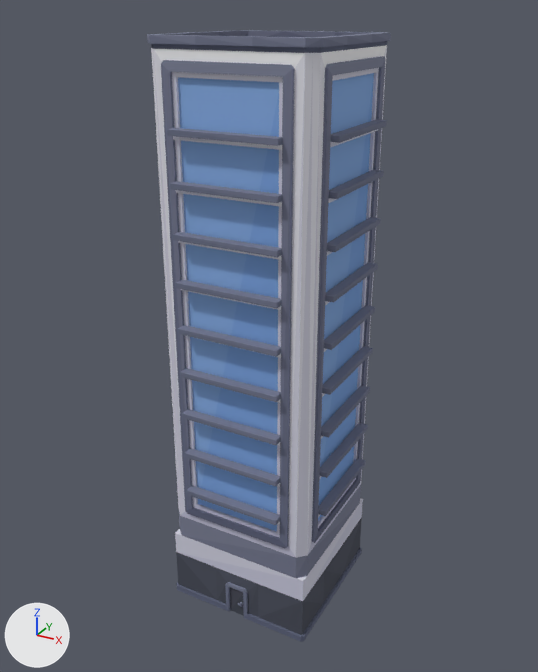
Before and after pictures for a commit that changed the glTF model client/public/models/batiments/skyscraper_b.glb.
Rendered twice from a 50 mm lens placed at (2.54, -4.67, 4.63), pointed at (-0.03, 0.01, 2.29). The axes (+X, +Y, +Z) are drawn at lower left. The lights are the same throughout. The picture after the commit comes second. Vertices at exactly the same position are counted once.

In view in the first picture: 'skyscraper_b'.
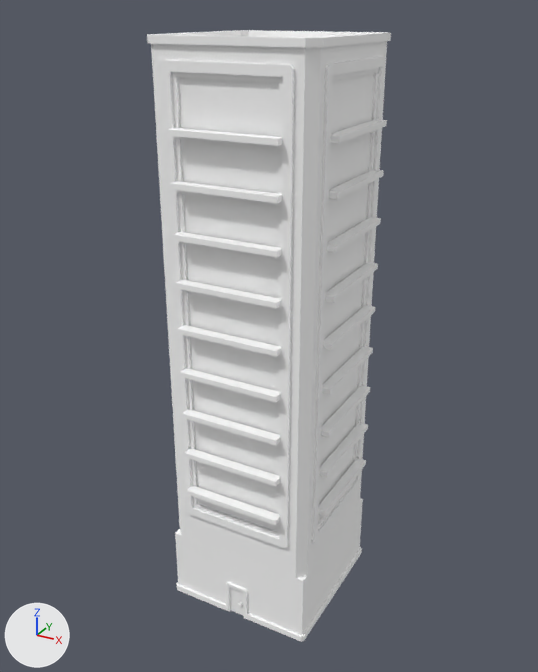
Location of each change, [x1, y1, x2, y2] in pixels of the pictures (538 x 672 px):
part 1 of me_skyscraper_b, recoloured (greyish blue to white): [147, 30, 391, 642] in both
part 2 of me_skyscraper_b, recoloured (light grey to white): [151, 45, 387, 601] in both

Diff of the bpy script that builds the scene:
```diff
--- a/client/public/models/batiments/skyscraper_b.glb.py
+++ b/client/public/models/batiments/skyscraper_b.glb.py
@@ me_skyscraper_b @@
 me_skyscraper_b.from_pydata(...)  # 1262 vertices, 1592 faces; spans x -0.68..0.68, y -0.68..0.68, z 0.0..4.48
 # used by ob_skyscraper_b; location = (0.0, 0.0, 0.0)
+# me_skyscraper_b part 1: 1226 faces centred in x -0.68..0.68, y -0.68..0.68, z 0.0..4.48 are repainted in the vertex colours; the middle colour goes from greyish blue #6a7087 to white #ffffff
+# me_skyscraper_b part 2: 366 faces centred in x -0.62..0.62, y -0.62..0.62, z 0.4..4.38 are repainted in the vertex colours; the middle colour goes from light grey #d3d3e3 to white #ffffff
 me_skyscraper_b.materials.append(mat_material_0)
```
